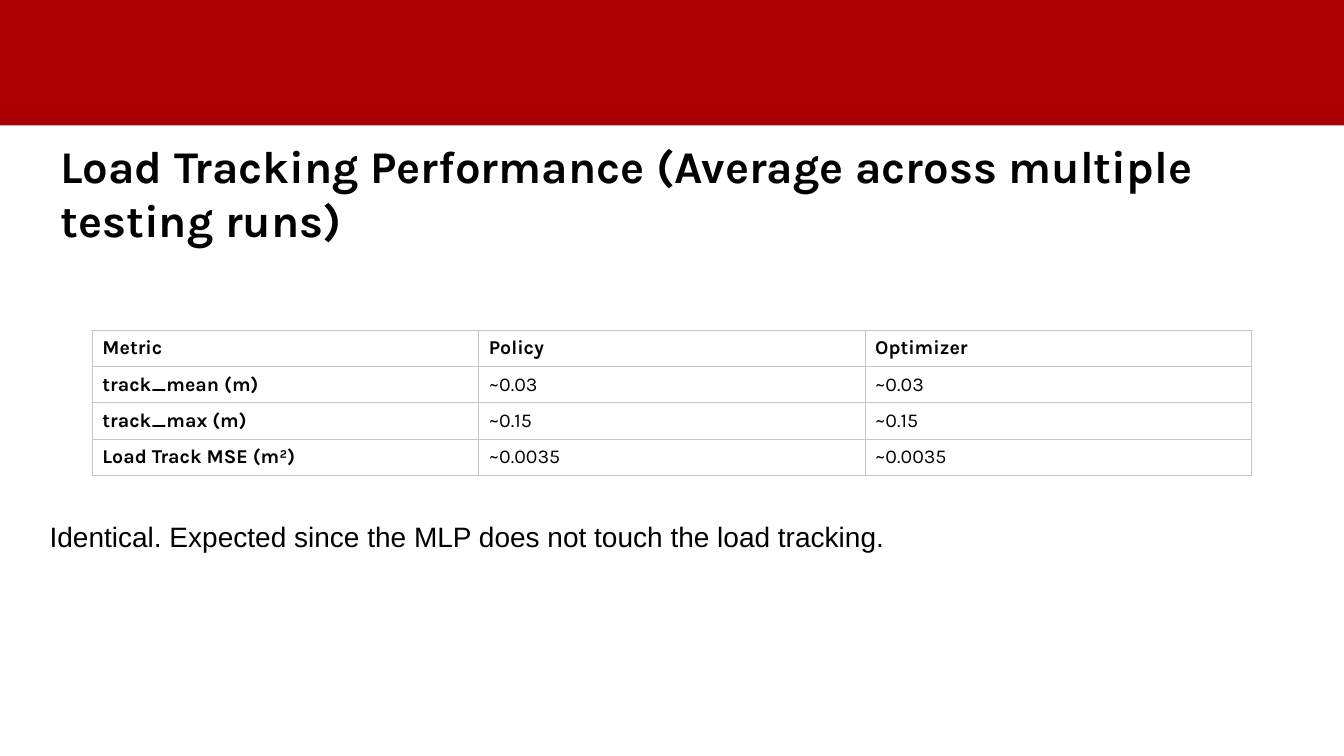
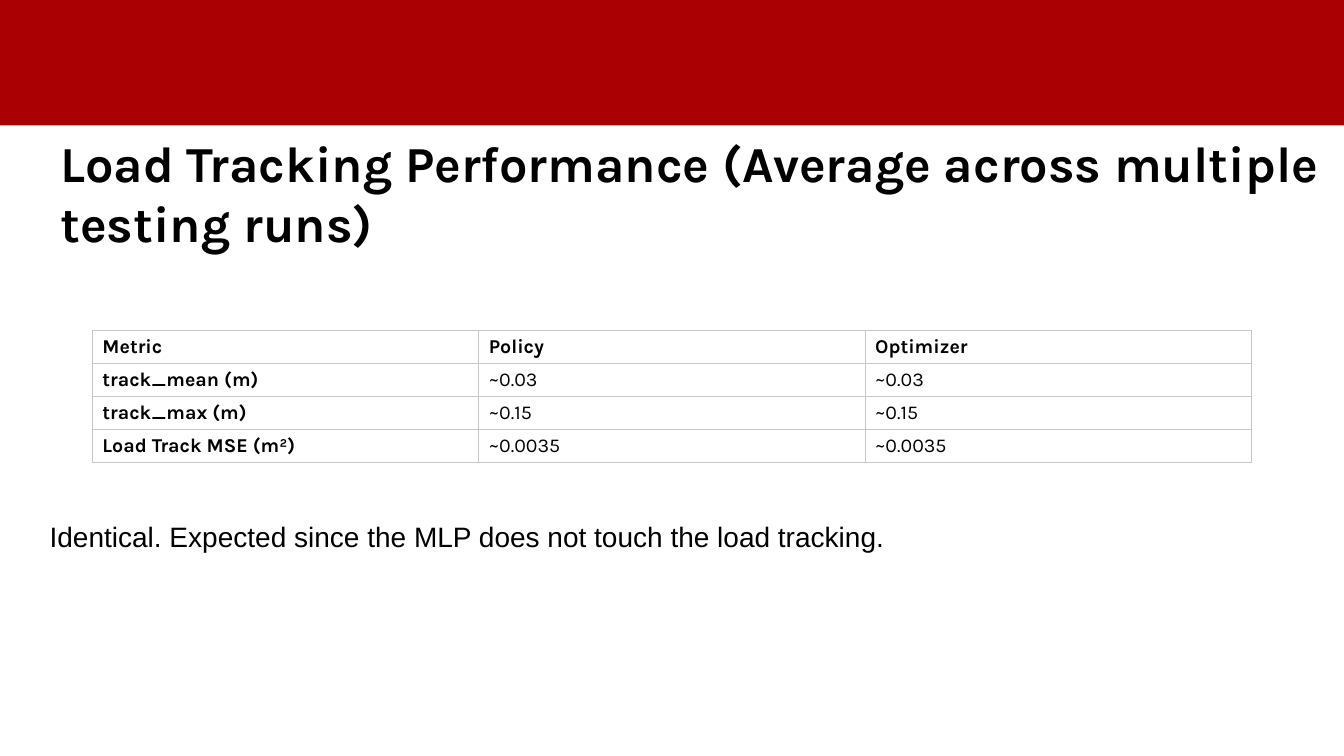
Before and after one commit to amedhisham/FixedWingsCoopTransportation, a slide deck: slide 17 of documentation/Meeting 5.pptx. Drawn at 1344x756 pixels with LibreOffice and Linux fonts; fonts in the diff are those of the drawing; background and template pictures are left out. Boxes give left, top, right and bottom in pixels: in the first picture for what was removed or moved away, otherwise in the second. Text is boxed around its words. In the diff, an @@ line names an element or a change of style, - is before the commit and + after.

```diff
--- a/documentation/Meeting 5.pptx
+++ b/documentation/Meeting 5.pptx
@@ title "Load Tracking Performance (Average across ..." at box(60, 144, 1318, 255): size 32.4 to 36 pt @@
@@ table at box(93, 331, 1251, 491) @@
@@ borders changed @@
```
Also in this commit, not shown: 4 other slides changed, 27 other files.
